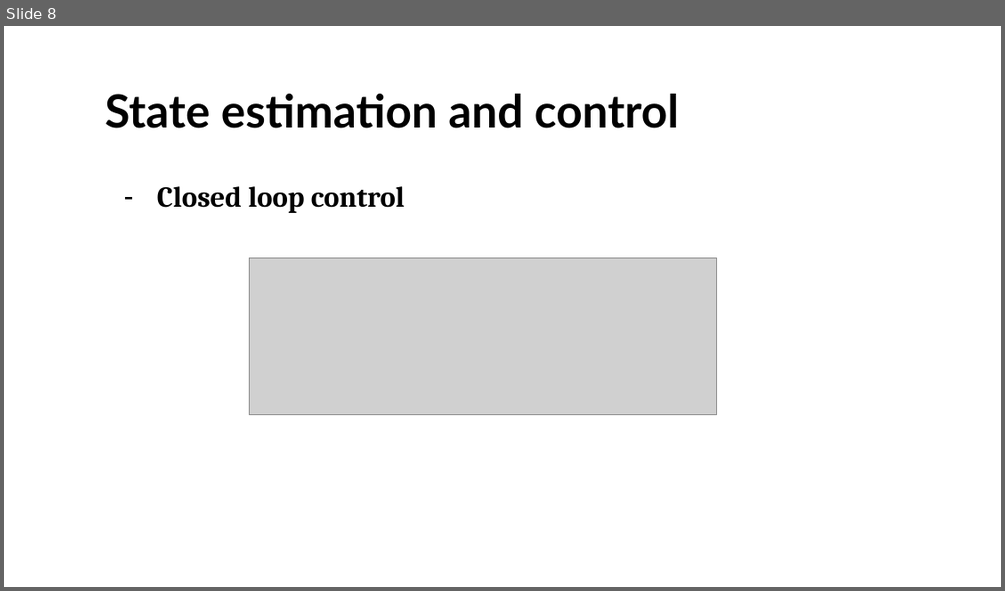
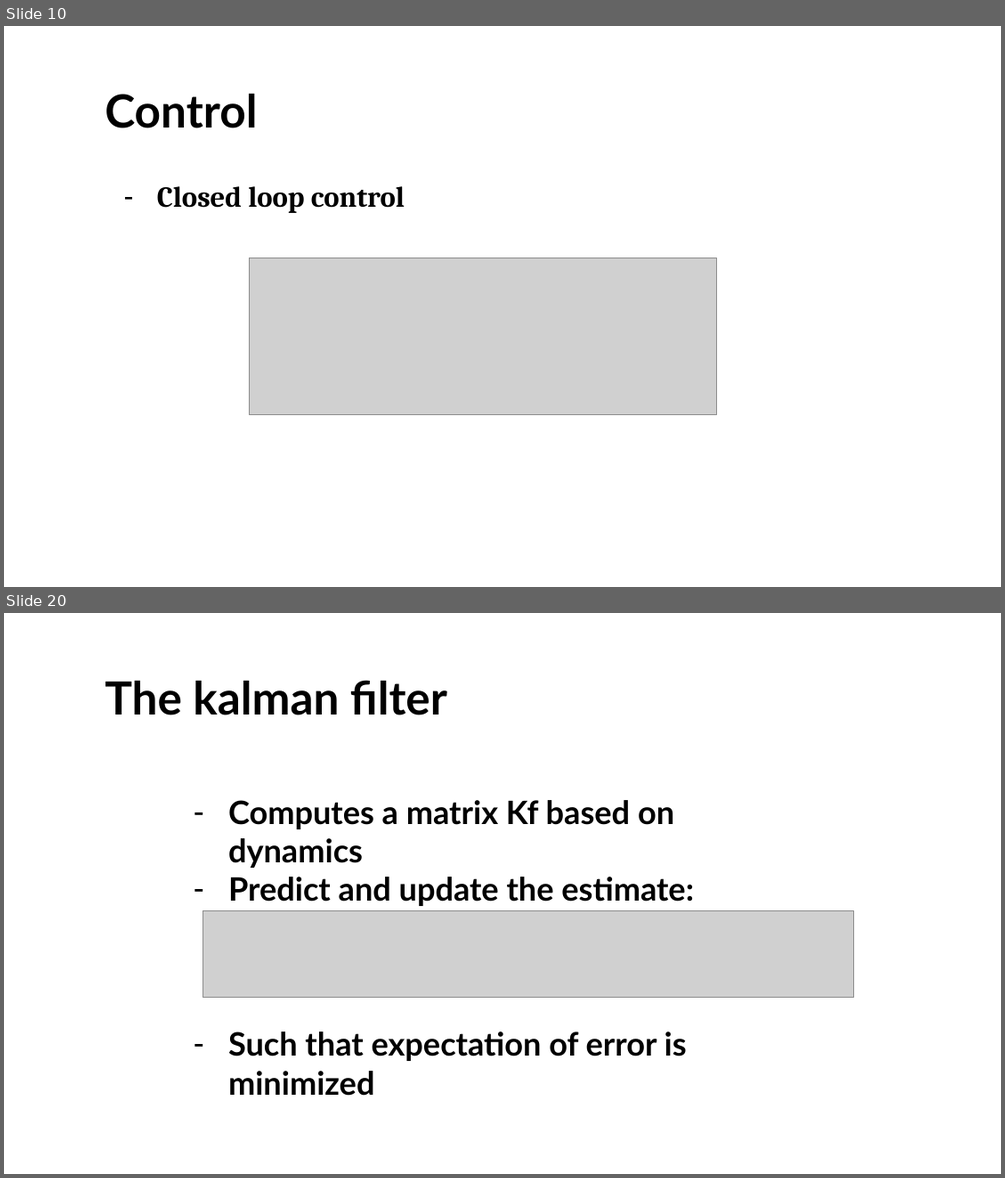
Before and after one commit to UOMDSS/workshops-2022-2023, a slide deck: semester-1/Week-4-Kalman-Filtering-Inverted-Pendulum/state space models and filtering.pptx. Shown one above the other, each under a label of ours: slide 8 before the commit, slides 10 and 20 after it; the slides between them are not shown. The pictures are 1005x591 and 1005x1178 pixels, drawn with LibreOffice and Linux fonts; fonts in the diff are those of the drawing; grey boxes stand for pictures; background and template pictures are left out. Boxes give left, top, right and bottom in pixels: in the first picture for what was removed or moved away, otherwise in the second. Text is boxed around its words. In the diff, an @@ line names an element or a change of style, - is before the commit and + after.

```diff
--- a/semester-1/Week-4-Kalman-Filtering-Inverted-Pendulum/state space models and filtering.pptx
+++ b/semester-1/Week-4-Kalman-Filtering-Inverted-Pendulum/state space models and filtering.pptx
@@ slide 20 added at (4,613,1001,1174), background #FFFFFF @@
@@ title added at (105,680,447,715), 44 pt, text #000000, bold @@
+The kalman filter
@@ text added at (228,800,694,1095), 31 pt, text #000000, bold @@
+– Computes a matrix Kf based on dynamics
+– Predict and update the estimate:
+– Such that expectation of error is minimized
@@ picture added at (202,910,853,997) @@
@@ what was slide 8 is now slide 10 @@
@@ slide 10 changed as well @@
@@ title at (105,94,257,128): text changed @@
-State estimation and control
+Control
```
Also in this commit, not shown: 2 other slides changed, 12 other slides added, 2 other files.
